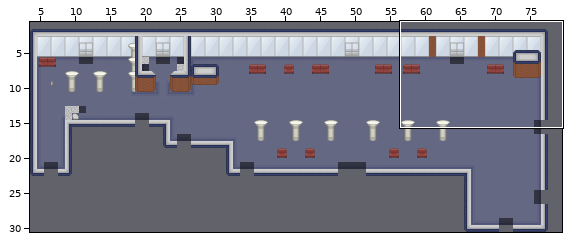
Two versions of a level (Tiled map, map/forum.tmx). Above, an overview of the earlier version with the close-up marked.
Close-up. As it was:
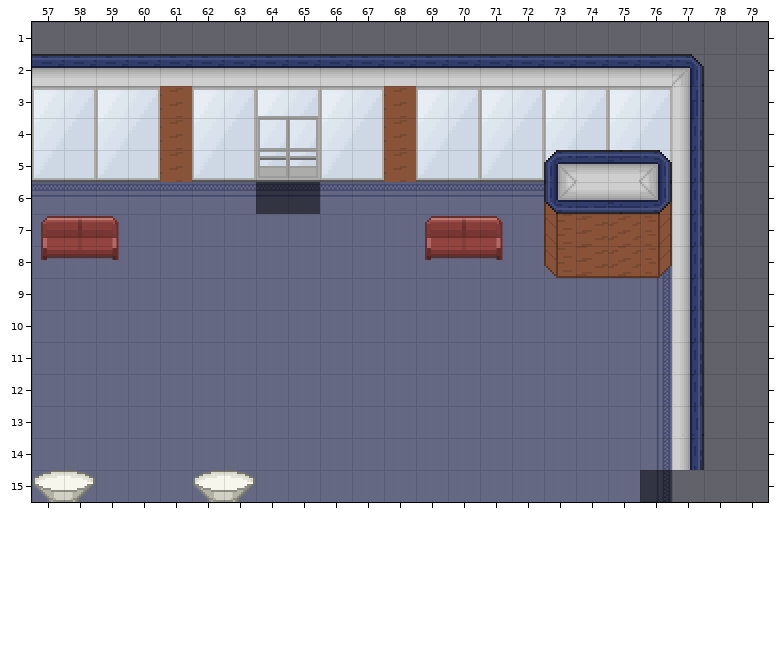
Cells are 48x48 px. Shown: x 57..79, y 1..15. The commit also changed other parts of the map, which this record leaves out. The commit also replaced the tileset; all pictures use the new one.
Once edited:
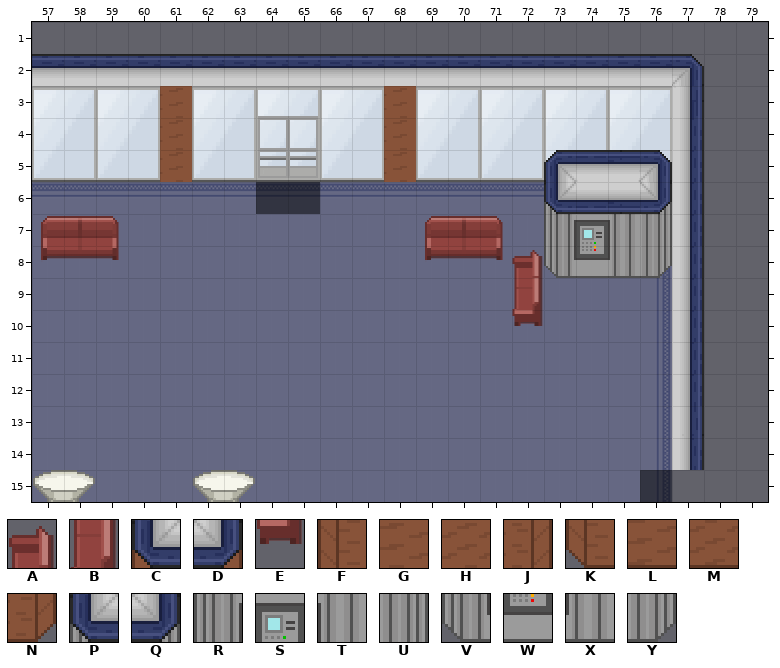
Key: from "tilesheet": A 235, B 255, C 260, D 264, E 275, F 280, G 281, H 283, J 284, K 300, L 301, M 303, N 304, P 322, Q 325, R 342, S 343, T 344, U 345, V 362, W 363, X 364, Y 365.
_ is an empty cell, . an unchanged one.
From old to new:
--- layer "Objets"
@@ x 72..76 @@
- 6 .C..D
- 7 .FGHJ
- 8 _KLMN
- 9 _....
-10 _....
+ 6 .P..Q
+ 7 .RSTU
+ 8 AVWXY
+ 9 B....
+10 E....
Boxes around the changes in both close-ups, in picture pixels (x1, y1, x2, y2):
changed: (512, 202, 672, 326)
